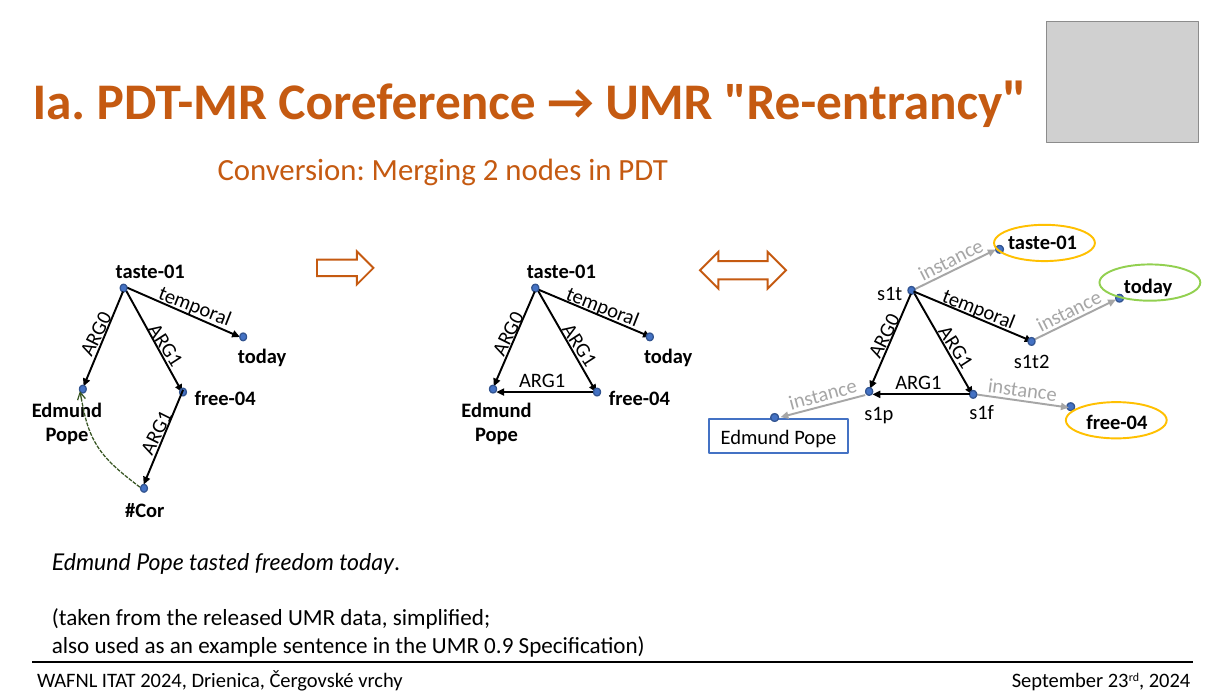
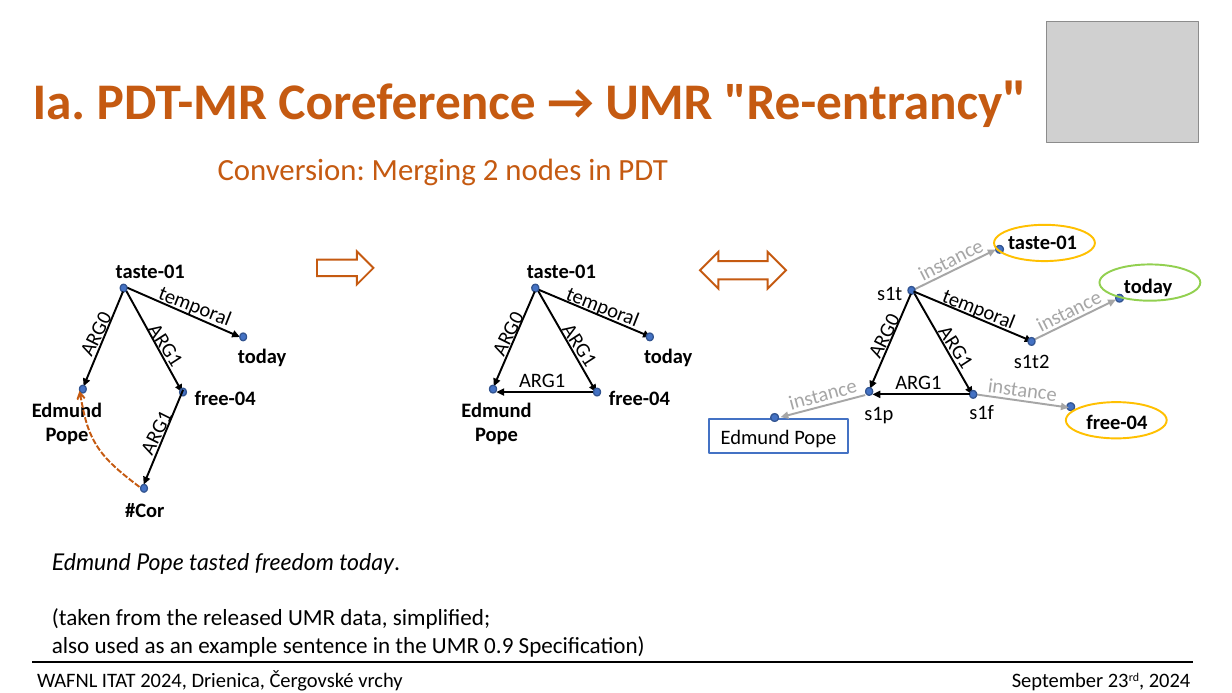
Before and after one commit to ufal/UMR, a slide deck: slide 12 of papers/2024-ITAT-slides.pptx (slide 18 before the commit). Drawn at 1232x693 pixels with LibreOffice and Linux fonts; fonts in the diff are those of the drawing; grey boxes stand for pictures. Boxes give left, top, right and bottom in pixels: in the first picture for what was removed or moved away, otherwise in the second. Text is boxed around its words. In the diff, an @@ line names an element or a change of style, - is before the commit and + after.

```diff
--- a/papers/2024-ITAT-slides.pptx
+++ b/papers/2024-ITAT-slides.pptx
@@ freeform shape at box(79, 391, 140, 487): outline #385723 1 pt dashed to #C55A11 1.5 pt dashed; outline redrawn @@
```
Also in this commit, not shown: 6 other slides changed, 13 slides removed, 1 other file.
